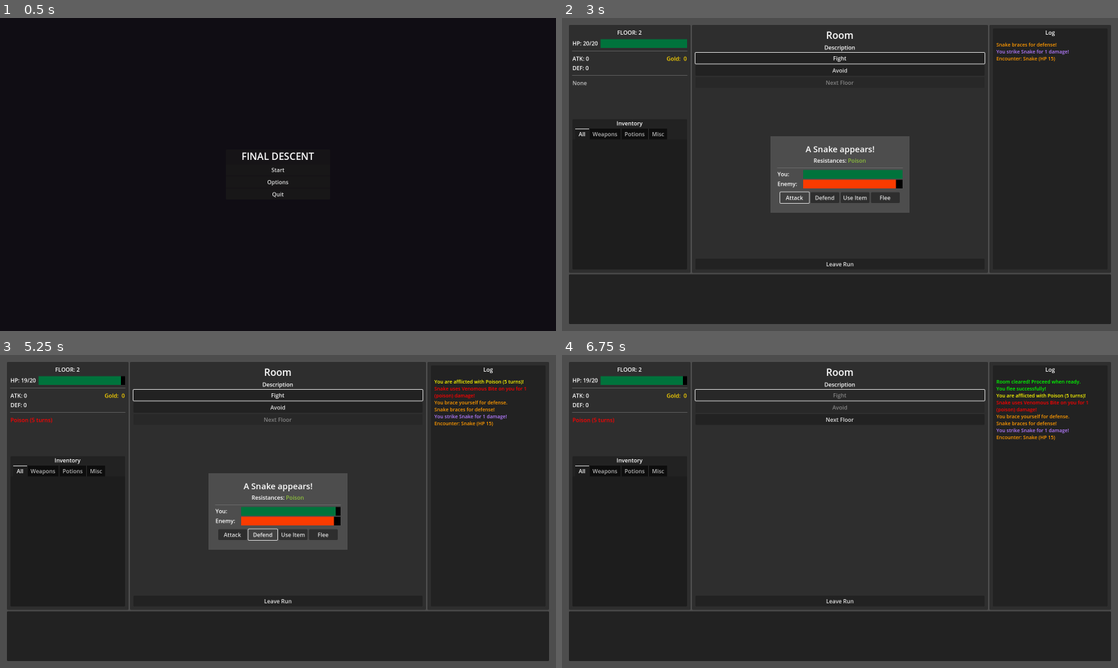
Above: before the commit, frames 1-4 (two rows, left to right).
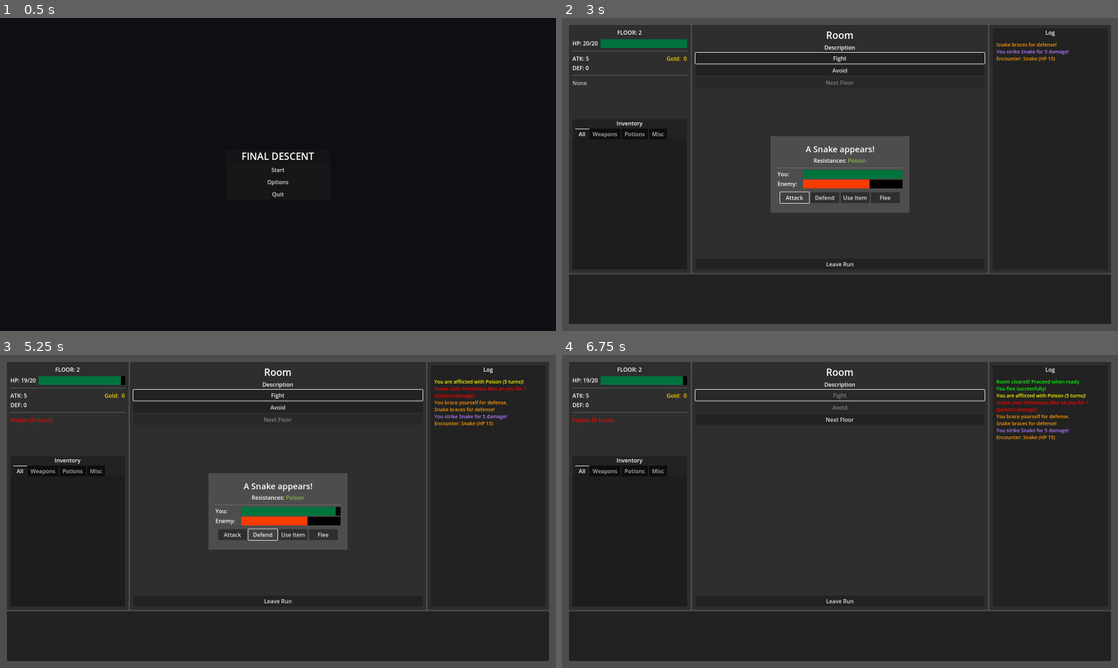
Above: after the commit, the same moments.

Repository: jhaakma/final-descent
Game: Godot game, scene res://data/core/Main.tscn
The game is run twice, just before and just after one commit, with the same random seed, the same clock (stepped at 60 frames per second) and the same inputs.
Inputs:
- Up to frame 1 (0.5 s): no input
- Up to frame 2 (3 s): click "Start" at 0.5 s; click "Next Floor" at 1.25 s; click "Fight" at 2 s; click "Attack" at 2.75 s
- Up to frame 3 (5.25 s): click "Avoid" at 3.5 s; click "Leave Run" at 4.25 s; click "Defend" at 5 s
- Up to frame 4 (6.75 s): click "Use Item" at 5.75 s; click "Flee" at 6.5 s

Frame 1 is identical in both runs. In frame 2, 0.1% of the frame differs, in the area x 4-88%, y 10-55%; in frame 3, 0.1%; in frame 4, less than 0.1%.

Commit message:
Unify Player/Enemy Stats management

Diff:
--- a/src/abilities/AttackAbility.gd
+++ b/src/abilities/AttackAbility.gd
@@ -48,9 +48,8 @@
 func calculate_damage(caster: CombatEntity) -> int:
     var damage := base_damage
 
-    # Add caster's attack stat if available
-    if caster.has_method("get_attack"):
-        damage += caster.call("get_attack")
+    # Add caster's total attack power (unified method)
+    damage += caster.get_total_attack_power()
 
     # Add variance
     if damage_variance > 0:
--- a/src/combat/CombatEntity.gd
+++ b/src/combat/CombatEntity.gd
@@ -45,6 +45,25 @@
 
 func heal(amount: int) -> int:
     return stats_component.heal(amount)
+
+# === STAT MANAGEMENT ===
+func get_total_attack_power() -> int:
+    return stats_component.get_total_attack_power()
+
+func get_total_defense() -> int:
+    return stats_component.get_total_defense()
+
+func get_base_attack_power() -> int:
+    return stats_component.attack_power
+
+func get_base_defense() -> int:
+    return stats_component.defense
+
+func get_attack_bonus() -> int:
+    return get_total_attack_power() - get_base_attack_power()
+
+func get_defense_bonus() -> int:
+    return get_total_defense() - get_base_defense()
 
 # === COMBAT STATE MANAGEMENT ===
 func set_defending(value: bool) -> void:
--- a/src/core/Player.gd
+++ b/src/core/Player.gd
@@ -72,7 +72,7 @@
     return stats_component.heal(amount)
 
 func take_damage(amount: int) -> int:
-    var defense_bonus := get_total_defense_bonus()
+    var defense_bonus := get_defense_bonus()
     # Use unified damage calculation through combat actor
     var final_damage: int = calculate_incoming_damage(max(1, amount - defense_bonus))
     return stats_component.take_damage(final_damage)
@@ -246,13 +246,6 @@
             }
     return {"current": 0, "max": 0, "percentage": 0.0, "is_damaged": false, "is_broken": true}
 
-func get_total_attack_bonus() -> int:
-    return stats_component.get_total_attack_power() - stats_component.attack_power
-
-# Now uses status effects only
-func get_total_defense_bonus() -> int:
-    return stats_component.get_total_defense() - stats_component.defense
-
 # Get total max HP bonus from status effects
 func get_total_max_hp_bonus() -> int:
     return stats_component.get_total_max_health() - stats_component.max_health
@@ -288,10 +281,16 @@
     return removed_effects
 
 # === COMBAT CALCULATIONS ===
+# Override to include weapon damage in total attack power
+func get_total_attack_power() -> int:
+    var base_attack := super.get_total_attack_power()  # Get base + bonuses from stats
+    var weapon_damage := get_weapon_damage()  # Get weapon damage
+    return base_attack + weapon_damage
+
 func calculate_attack_damage() -> int:
-    var weapon_dmg := get_weapon_damage()
-    var buff_dmg := get_total_attack_bonus()
-    return weapon_dmg + buff_dmg
+    # Deprecated: Use get_total_attack_power() instead
+    # Now that get_total_attack_power() includes weapon damage, we can just use that
+    return get_total_attack_power()
 
 # Reduce weapon condition after attack - call this after damage logging
 func reduce_weapon_condition() -> void:
@@ -324,8 +323,8 @@
 
 func get_total_attack_display() -> String:
     # This shows the total attack power for UI display purposes
-    # Base damage average + weapon + buffs
-    return "%d" % calculate_attack_damage()
+    # Now uses the unified get_total_attack_power() method
+    return "%d" % get_total_attack_power()
 
 # === INVENTORY COMPATIBILITY METHODS ===
 # These provide modern inventory access methods
--- a/src/enemies/enemy.gd
+++ b/src/enemies/enemy.gd
@@ -48,9 +48,6 @@
 # Get the current AI component
 func get_ai_component() -> EnemyAIComponent:
     return resource.ai_component
-
-func get_attack() -> int:
-    return resource.attack
 
 # Enemy AI decision making - call this at the start of turn before damage
 # This method delegates to the AI component for intelligent decision making
--- a/src/ui/popups/combat_popup.gd
+++ b/src/ui/popups/combat_popup.gd
@@ -320,7 +320,7 @@
 
 
 func _on_attack() -> void:
-    var total_dmg := GameState.player.calculate_attack_damage()
+    var total_dmg := GameState.player.get_total_attack_power()
     var player_damage_type := GameState.player.get_attack_damage_type()
     var final_damage := current_enemy.calculate_incoming_damage(total_dmg, player_damage_type)
     current_enemy.take_damage(final_damage)
--- a/src/ui/screens/room_screen.gd
+++ b/src/ui/screens/room_screen.gd
@@ -134,8 +134,8 @@
 
     # Update HP bar tooltip to show buff information
     var buff_info := ""
-    var attack_bonus := GameState.player.get_total_attack_bonus()
-    var defense_bonus := GameState.player.get_total_defense_bonus()
+    var attack_bonus := GameState.player.get_attack_bonus()
+    var defense_bonus := GameState.player.get_defense_bonus()
 
     if attack_bonus > 0 or defense_bonus > 0:
         buff_info = " (ATK +%d, DEF +%d)" % [attack_bonus, defense_bonus]
@@ -153,7 +153,7 @@
     hp_bar.tooltip_text = hp_tooltip_text
 
     atk_value.text = "ATK: %s" % GameState.player.get_total_attack_display()
-    def_value.text = "DEF: %s" % GameState.player.get_total_defense_bonus()
+    def_value.text = "DEF: %s" % GameState.player.get_defense_bonus()
 
 
 func _refresh_buffs() -> void:
Not shown, changed: .github/copilot-instructions.md
